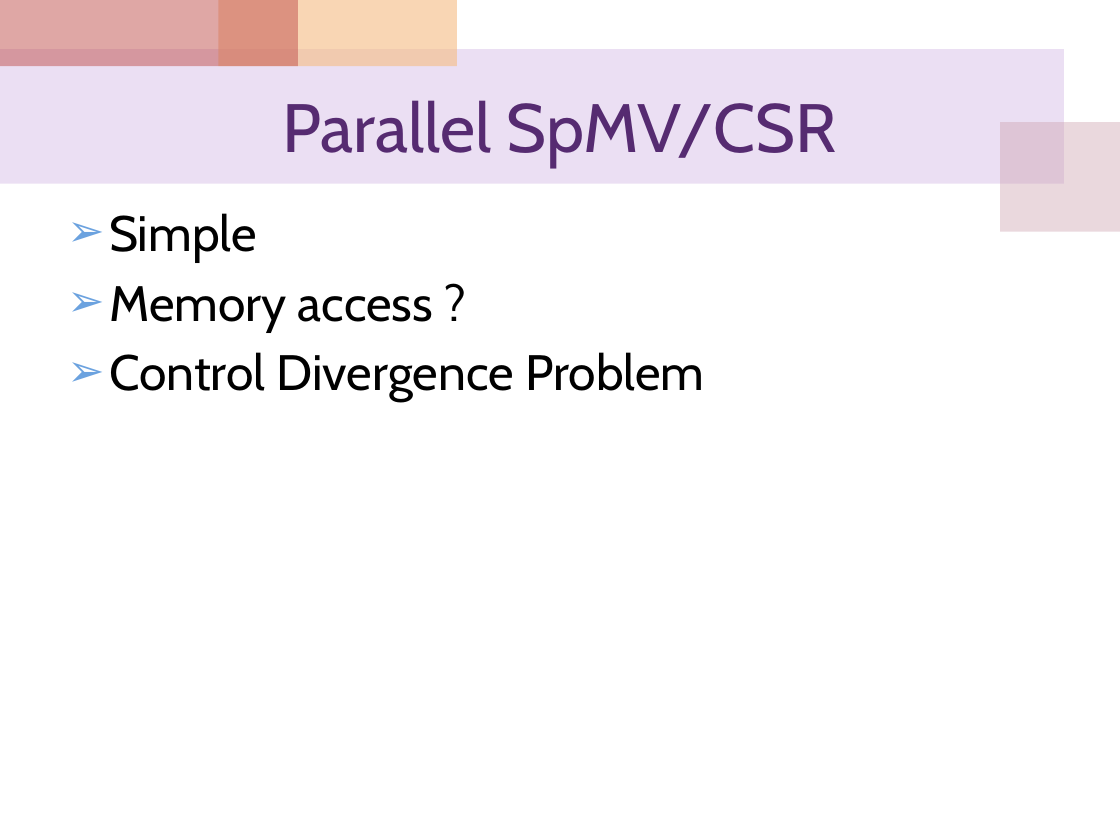
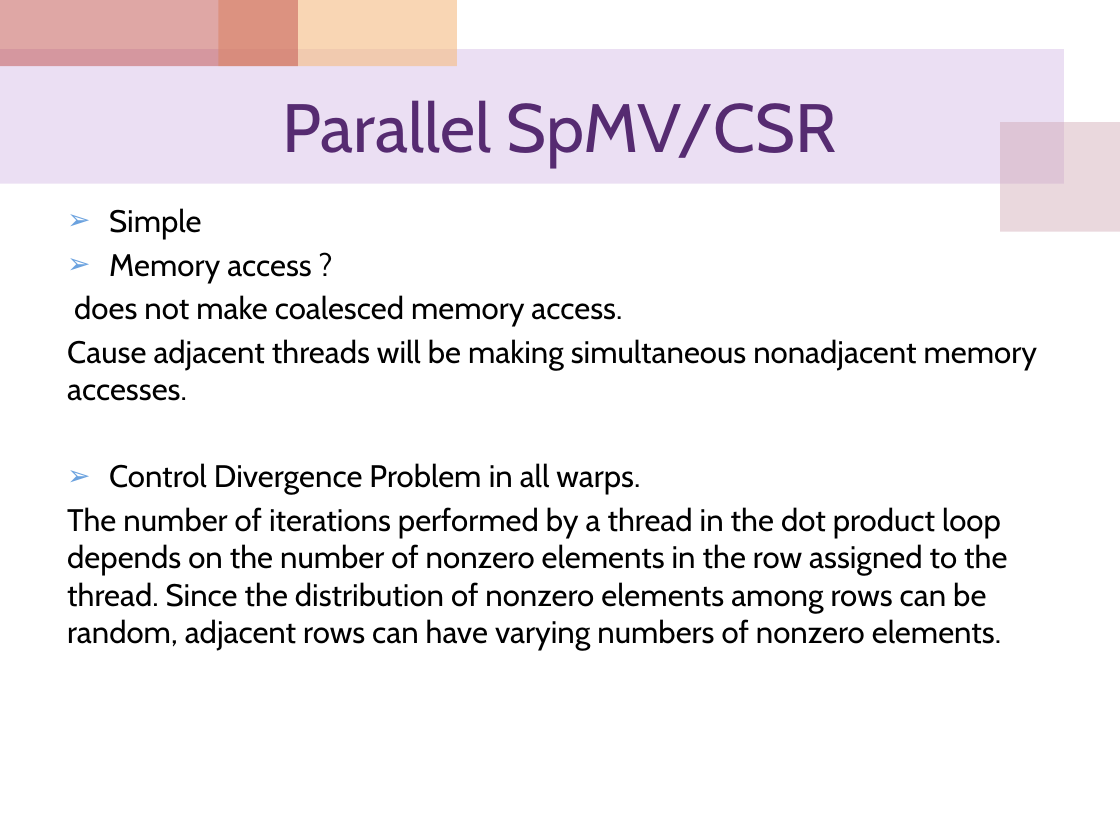
Before and after one commit to cocojk/major, a slide deck: slide 13 of gpu/EE817 Lecture 13 Sparse Matrix-Vector Multiplication.pptx. Drawn at 1120x840 pixels with LibreOffice and Linux fonts; fonts in the diff are those of the drawing. Boxes give left, top, right and bottom in pixels: in the first picture for what was removed or moved away, otherwise in the second. Text is boxed around its words. In the diff, an @@ line names an element or a change of style, - is before the commit and + after.

```diff
--- a/gpu/EE817 Lecture 13 Sparse Matrix-Vector Multiplication.pptx
+++ b/gpu/EE817 Lecture 13 Sparse Matrix-Vector Multiplication.pptx
@@ text at (109,208,312,283): size 32 to 20 pt in "Simple", "Memory access ?"; less space between paragraphs @@
@@ text at (67,295,1037,650): text changed; size 32 to 20 pt @@
-➢ Control Divergence Problem
+does not make coalesced memory access.
+Cause adjacent threads will be making simultaneous nonadjacent memory accesses.
+➢ Control Divergence Problem in all warps.
+The number of iterations performed by a thread in the dot product loop depends on the number of nonzero elements in the row assigned to the thread. Since the distribution of nonzero elements among rows can be random, adjacent rows can have varying numbers of nonzero elements.
```
Also in this commit, not shown: 6 other slides changed, 28 other files.
